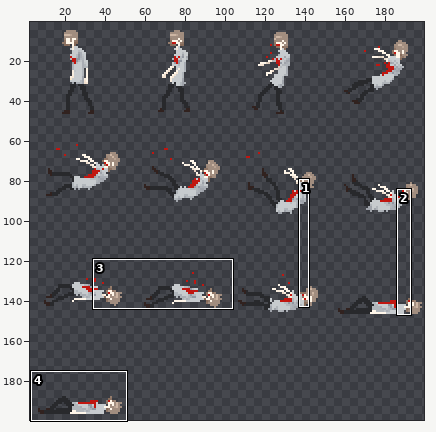
Two states of a sprite sheet, Assets/Animation/Sprite/Selma/Die.png. The picture above shows the old version from afar; the outline marks the close-up.
Close-up. Before the commit:
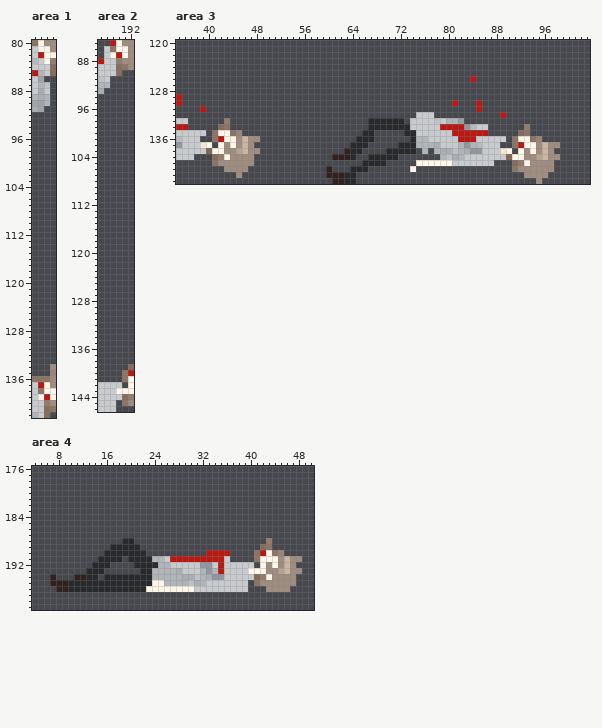
The file is 200x200 pixels. Colours within 5 levels of each other are drawn and written as one. Shown: area 1: x 138..141, y 80..142; area 2: x 187..192, y 85..146; area 3: x 35..103, y 120..143; area 4: x 4..50, y 176..199. The wide view leaves out empty margins. The commit also changed other parts of the picture, which this record leaves out.
After:
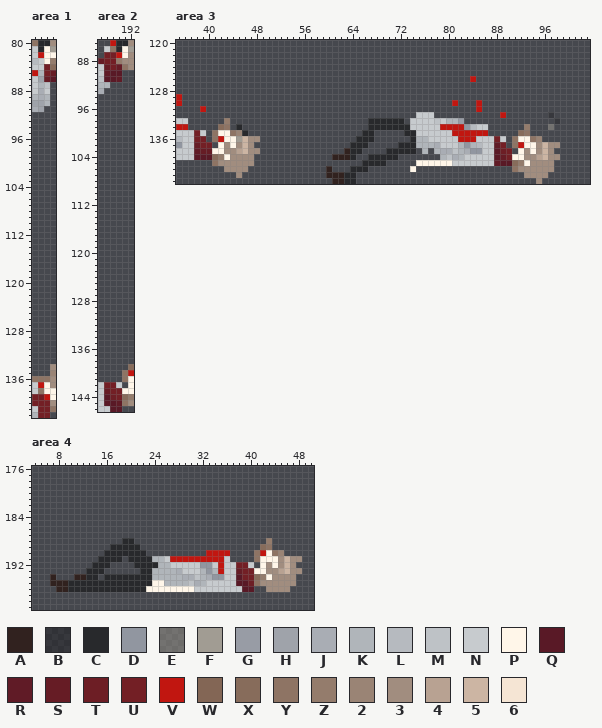
Palette (. is transparent): A #31221f  B #28272c7f  C #28292c  D #9196a0  E #a19c937f  F #a19c93  G #989ca5  H #9fa3aa  J #a9adb4  K #b0b5ba  L #b6babf  M #bec2c6  N #c7cbce  P #fff6e9  Q #591926  R #601b26  S #661c25  T #6d1e25  U #731f25  V #c11610  W #836655  X #876c5b  Y #8e7464  Z #947c6c  2 #9a8475  3 #a18d7f  4 #b8a292  5 #ccb5a3  6 #f5e5d4
Diff:
Area 1:
Colour 3 becomes colour C in row 80 at x 140.
Colour P becomes colour C in rows 80 to 81 at x 139.
Colour 3 becomes colour F in row 81 at x 141.
The author put colour Q in row 86 at x 141.
The author put colour S in row 86 at x 140.
Colour X becomes colour S in row 85 at x 141.
Colour N becomes colour U in rows 84 to 85 at x 140; in row 139 at x 138; in row 140 at x 138 to 139; in rows 141 to 142 at x 139.
Colour P becomes colour U in row 139 at x 139.
Colour X becomes colour U in rows 141 to 142 at x 140.
Colour Z becomes colour U in row 140 at x 140.
Area 2:
Colour 3 becomes colour C in row 85 at x 191.
Colour P becomes colour C in rows 85 to 86 at x 190.
Colour 3 becomes colour F in row 86 at x 192.
The author put colour Q in row 91 at x 189; in row 146 at x 190.
Colour N becomes colour Q in row 90 at x 189; in row 91 at x 188; in row 144 at x 188; in row 145 at x 188 to 189; in row 146 at x 189.
Colour X becomes colour Q in row 90 at x 190.
The author put colour R in row 91 at x 190; in row 145 at x 190.
Colour N becomes colour R in row 90 at x 188.
Colour N becomes colour S in row 89 at x 188; in row 143 at x 188.
Colour V becomes colour S in row 88 at x 187.
Colour X becomes colour S in row 89 at x 190.
Colour N becomes colour T in row 144 at x 189.
Colour N becomes colour U in row 87 at x 188; in row 88 at x 188 to 189; in row 89 at x 189; in row 142 at x 188 to 189; in row 143 at x 189; in row 144 at x 190.
Colour P becomes colour U in row 87 at x 189; in row 143 at x 190.
Area 3:
The author put colour B in row 132 at x 97; in row 133 at x 98.
The author put colour C in row 134 at x 45; in row 135 at x 46.
The author put colour E in row 134 at x 97.
Colour 3 becomes colour F in row 136 at x 45.
The author put colour Q in row 139 at x 38 to 40; in row 140 at x 89 to 90.
Colour N becomes colour Q in rows 138 to 139 at x 88.
The author put colour R in row 140 at x 88.
Colour N becomes colour R in row 137 at x 88; in row 138 at x 38.
Colour N becomes colour S in row 137 at x 38; in row 138 at x 39; in row 139 at x 89.
Colour W becomes colour S in row 138 at x 40.
Colour 6 becomes colour T in row 138 at x 89.
The author put colour U in row 136 at x 39; in row 137 at x 89.
Colour 6 becomes colour U in row 137 at x 39.
Colour N becomes colour U in row 135 at x 38; in row 136 at x 38 and 88.
Colour P becomes colour U in row 137 at x 40; in row 138 at x 90.
Colour W becomes colour U in row 139 at x 90.
Area 4:
The author put colour Q in row 196 at x 40.
Colour N becomes colour Q in row 194 at x 38; in row 195 at x 38 to 39; in row 196 at x 39.
Colour N becomes colour S in row 193 at x 38.
The author put colour T in row 195 at x 40.
Colour N becomes colour U in row 192 at x 38 to 39; in row 193 at x 39; in row 194 at x 39 to 40.
Colour P becomes colour U in row 193 at x 40.
